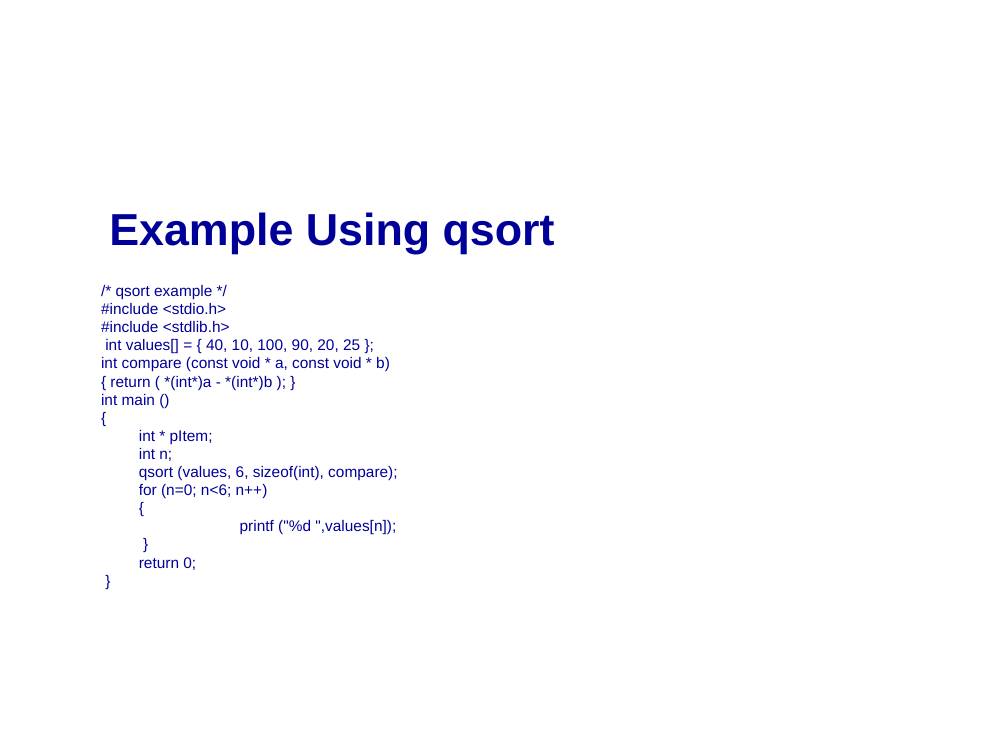
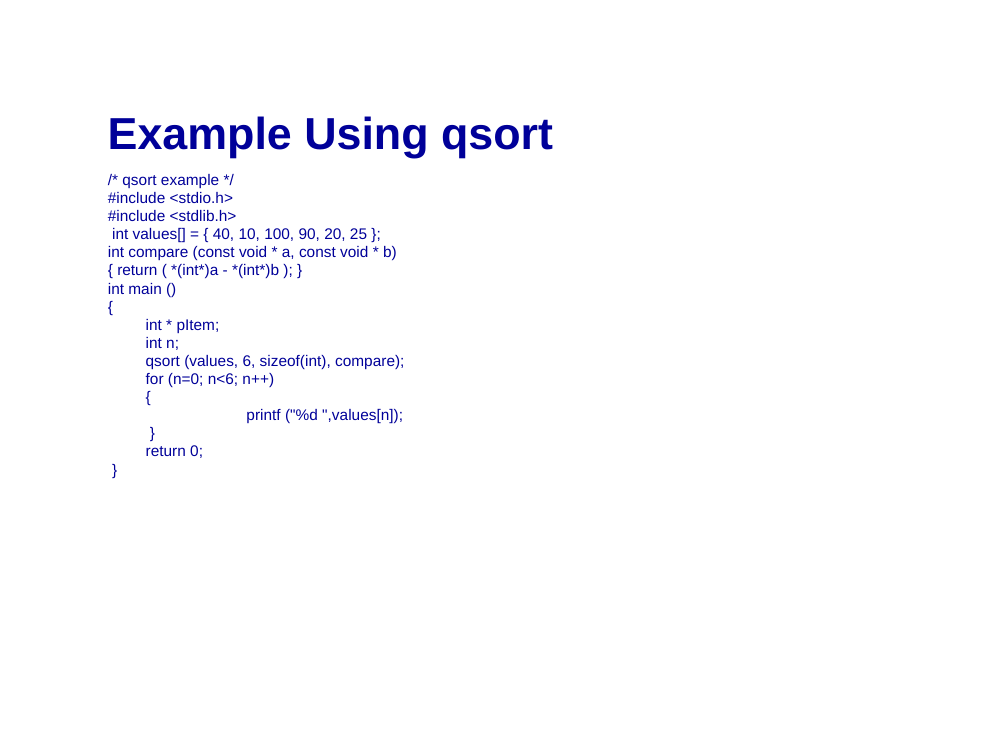
Before and after one commit to mikeg64/iome, a slide deck: slide 48 of src/examples/course/c/presentation/IntrotoC2.ppt. Drawn at 1008x756 pixels with LibreOffice and Linux fonts; fonts in the diff are those of the drawing; background and template pictures are left out. Boxes give left, top, right and bottom in pixels: in the first picture for what was removed or moved away, otherwise in the second. Text is boxed around its words. In the diff, an @@ line names an element or a change of style, - is before the commit and + after.

```diff
--- a/src/examples/course/c/presentation/IntrotoC2.ppt
+++ b/src/examples/course/c/presentation/IntrotoC2.ppt
@@ title "Example Using qsort": place and size @@
-title "Example Using qsort" at (109,212,555,254)
+title "Example Using qsort" at (108,116,553,158)
@@ text "/* qsort example */": place and size @@
-text "/* qsort example */" at (101,285,397,570)
+text "/* qsort example */" at (108,174,404,458)
```
Also in this commit, not shown: 10 other slides changed.
